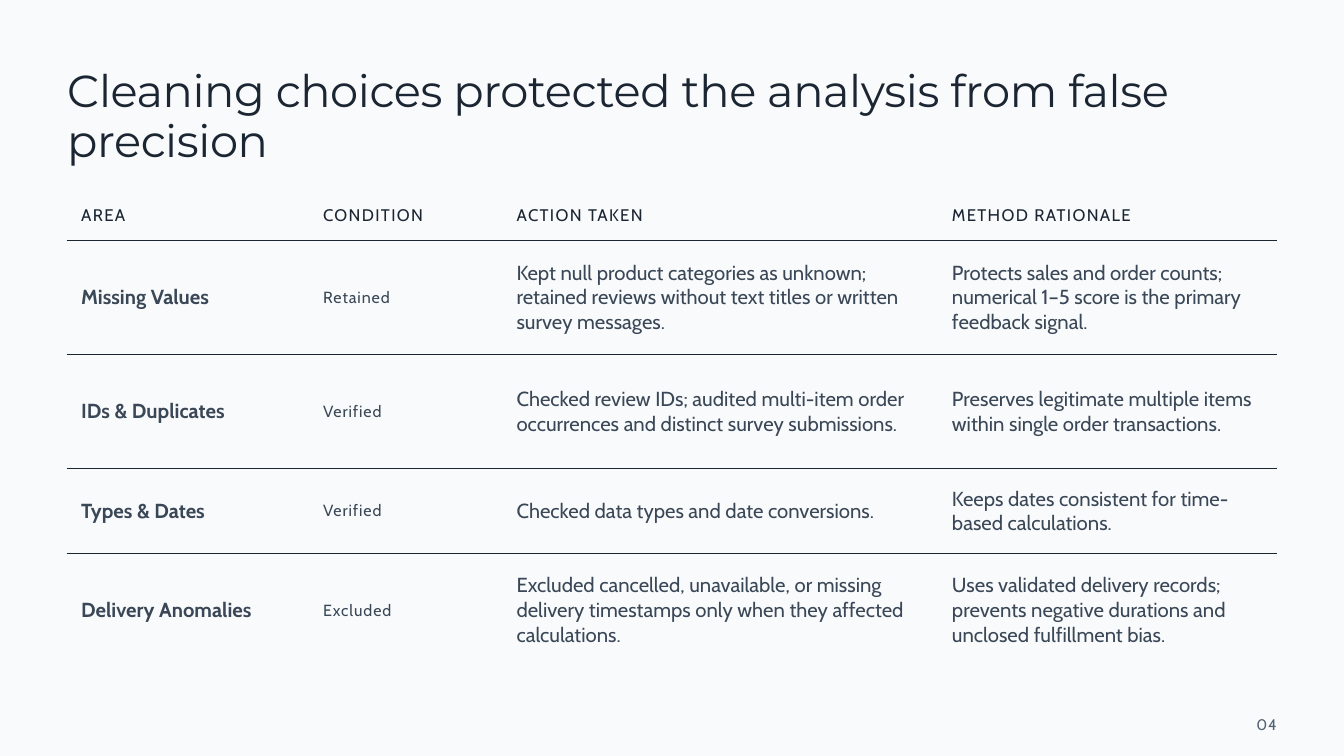
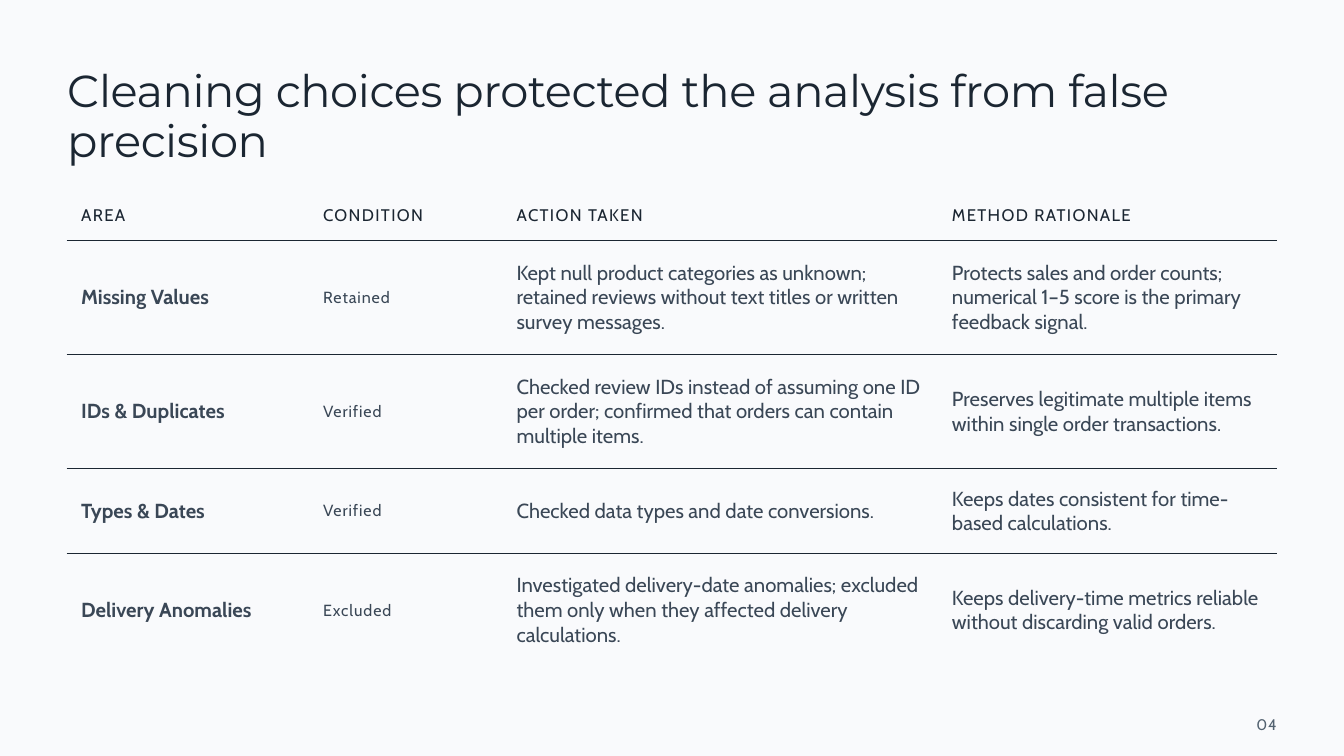
Before and after one commit to GurnoorSingh3/Olist_E-Commerce_Analysis, a slide deck: slide 4 of Olist-E-Commerce-Analysis.pptx. Drawn at 1344x756 pixels with LibreOffice and Linux fonts; fonts in the diff are those of the drawing; background and template pictures are left out. Boxes give left, top, right and bottom in pixels: in the first picture for what was removed or moved away, otherwise in the second. Text is boxed around its words. In the diff, an @@ line names an element or a change of style, - is before the commit and + after.

```diff
--- a/Olist-E-Commerce-Analysis.pptx
+++ b/Olist-E-Commerce-Analysis.pptx
@@ table at [68, 192, 1277, 646] @@
-row 3, column 3: Checked review IDs; audited multi-item order occurrences and distinct survey submissions.
+row 3, column 3: Checked review IDs instead of assuming one ID per order; confirmed that orders can contain multiple items.
-row 5, column 3: Excluded cancelled, unavailable, or missing delivery timestamps only when they affected calculations.
+row 5, column 3: Investigated delivery-date anomalies; excluded them only when they affected delivery calculations.
-row 5, column 4: Uses validated delivery records; prevents negative durations and unclosed fulfillment bias.
+row 5, column 4: Keeps delivery-time metrics reliable without discarding valid orders.
```
Also in this commit, not shown: 7 other slides changed.
